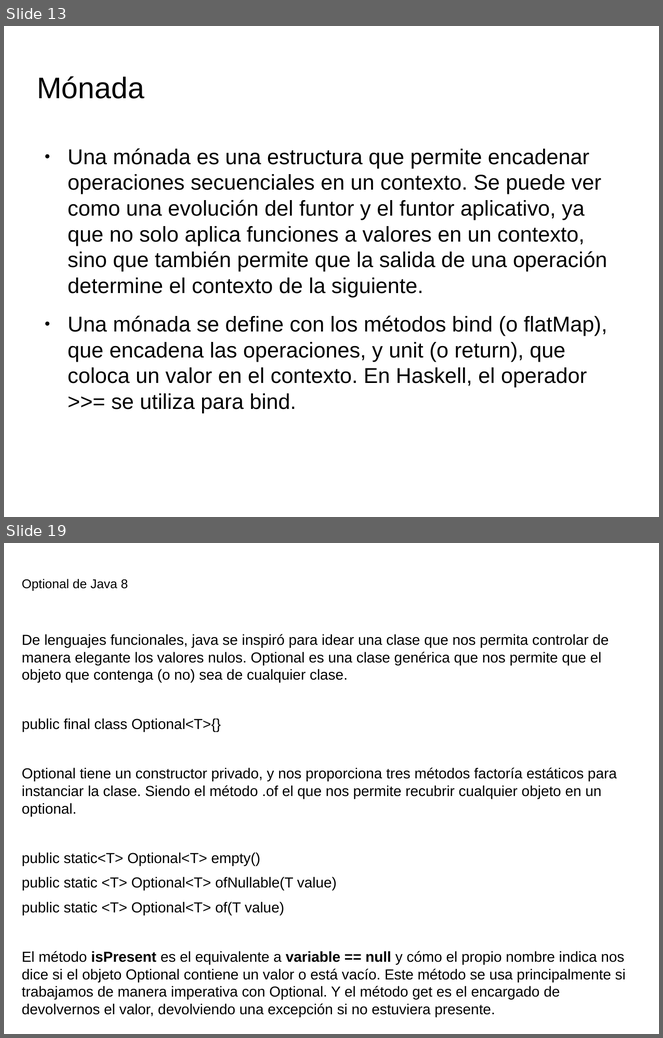
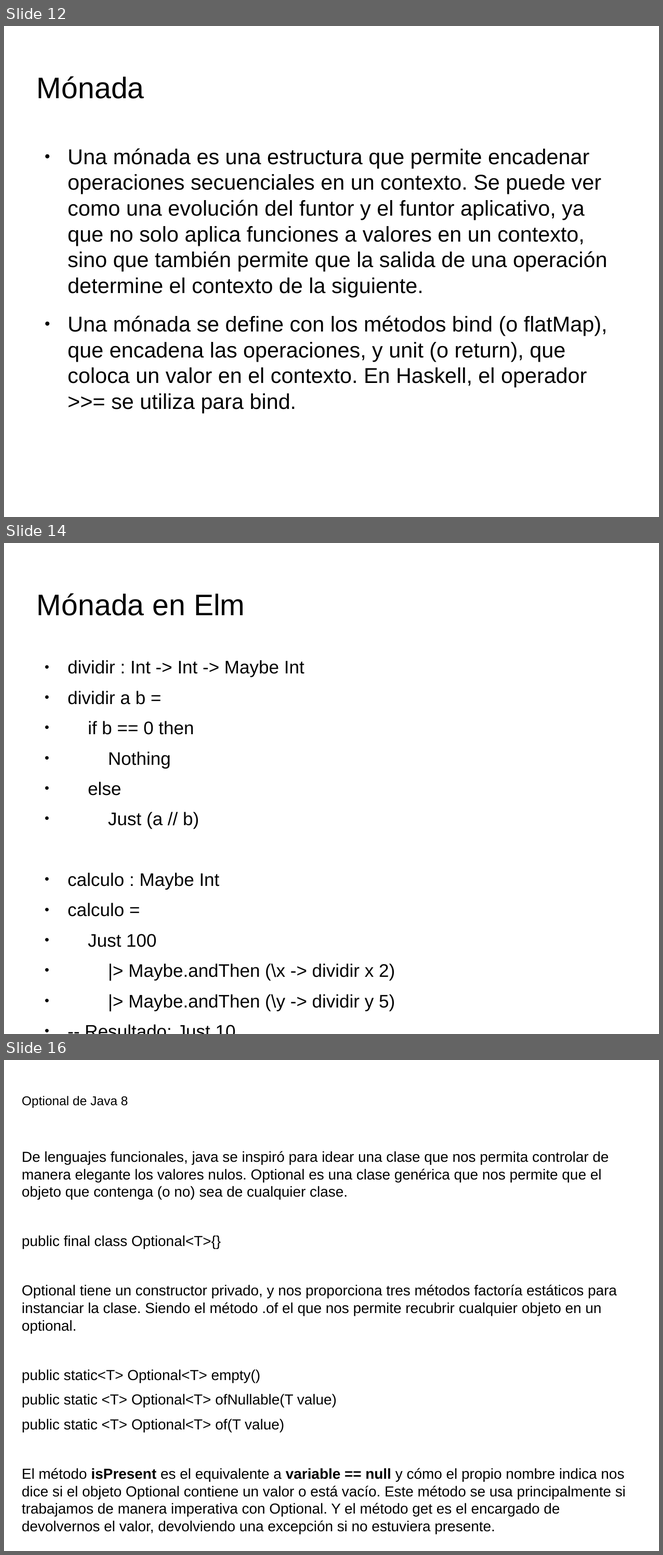
Before and after one commit to totis023/paradigmaUAP2025, a slide deck: funcional/clase5.pptx. Shown one above the other, each under a label of ours: slides 13 and 19 before the commit, slides 12, 14 and 16 after it; the slides between them are not shown. The pictures are 663x1038 and 663x1555 pixels, drawn with LibreOffice and Linux fonts; fonts in the diff are those of the drawing; background and template pictures are left out. Boxes give left, top, right and bottom in pixels: in the first picture for what was removed or moved away, otherwise in the second. Text is boxed around its words. In the diff, an @@ line names an element or a change of style, - is before the commit and + after.

```diff
--- a/funcional/clase5.pptx
+++ b/funcional/clase5.pptx
@@ slide 14 added at bbox=[4, 543, 659, 1034], background picture (left out) @@
@@ text added at bbox=[37, 593, 245, 616], 32.7 pt, text #000000 @@
+Mónada en Elm
@@ text added at bbox=[67, 660, 395, 1011], 20 pt, text #000000 @@
+● dividir : Int -> Int -> Maybe Int
+● dividir a b =
+● if b == 0 then
+● Nothing
+● else
+● Just (a // b)
+● calculo : Maybe Int
+● calculo =
+● Just 100
+● |> Maybe.andThen (\x -> dividir x 2)
+● |> Maybe.andThen (\y -> dividir y 5)
+● -- Resultado: Just 10
@@ what was slide 13 is now slide 12 @@
@@ what was slide 19 is now slide 16 @@
```
Also in this commit, not shown: 4 slides changed, 3 other slides added, 7 slides removed, 1 other file.
